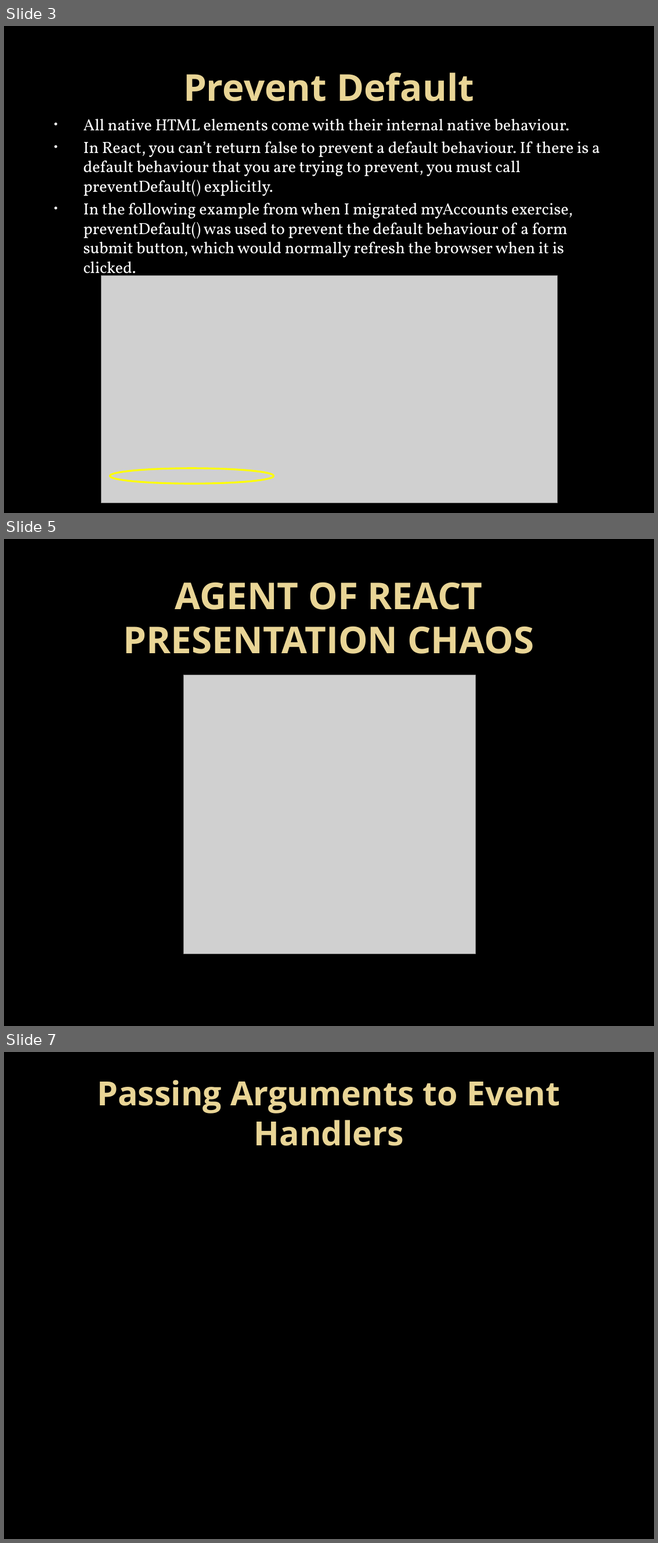
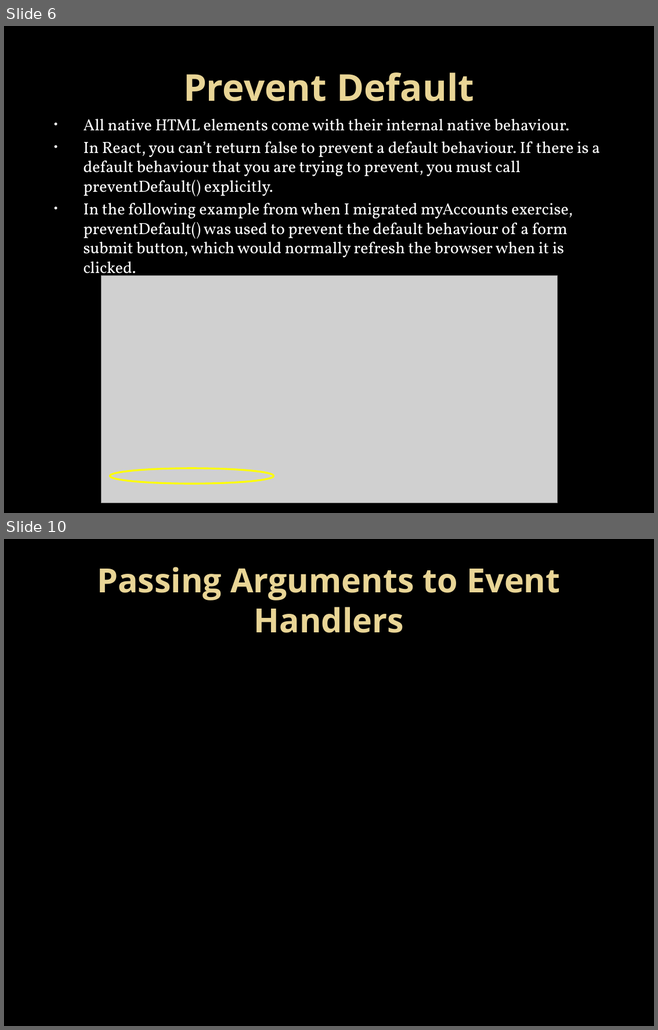
Before and after one commit to nhopfe/cohort3, a slide deck: Handling Events in React.pptx. Shown one above the other, each under a label of ours: slides 3, 5 and 7 before the commit, slides 6 and 10 after it; the slides between them are not shown. The pictures are 658x1543 and 658x1030 pixels, drawn with LibreOffice and Linux fonts; fonts in the diff are those of the drawing; grey boxes stand for pictures; background and template pictures are left out. Boxes give left, top, right and bottom in pixels: in the first picture for what was removed or moved away, otherwise in the second. Text is boxed around its words. In the diff, an @@ line names an element or a change of style, - is before the commit and + after.

```diff
--- a/Handling Events in React.pptx
+++ b/Handling Events in React.pptx
@@ slide 5 removed at [4, 539, 654, 1026], background picture (left out) @@
@@ title removed at [123, 582, 534, 654] @@
-AGENT OF REACT PRESENTATION CHAOS
@@ picture removed at [183, 675, 475, 954] @@
@@ what was slide 3 is now slide 6 @@
@@ what was slide 7 is now slide 10 @@
```
Also in this commit, not shown: 1 slide changed, 6 slides added, 1 other slide removed, 2 other files.
